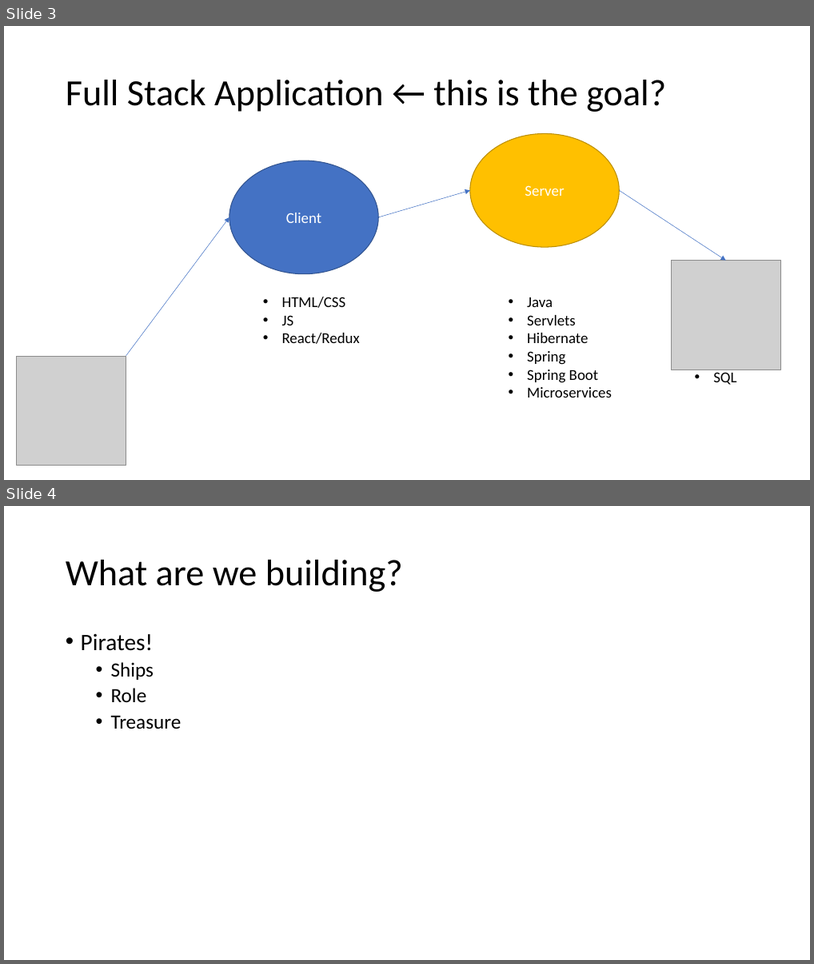
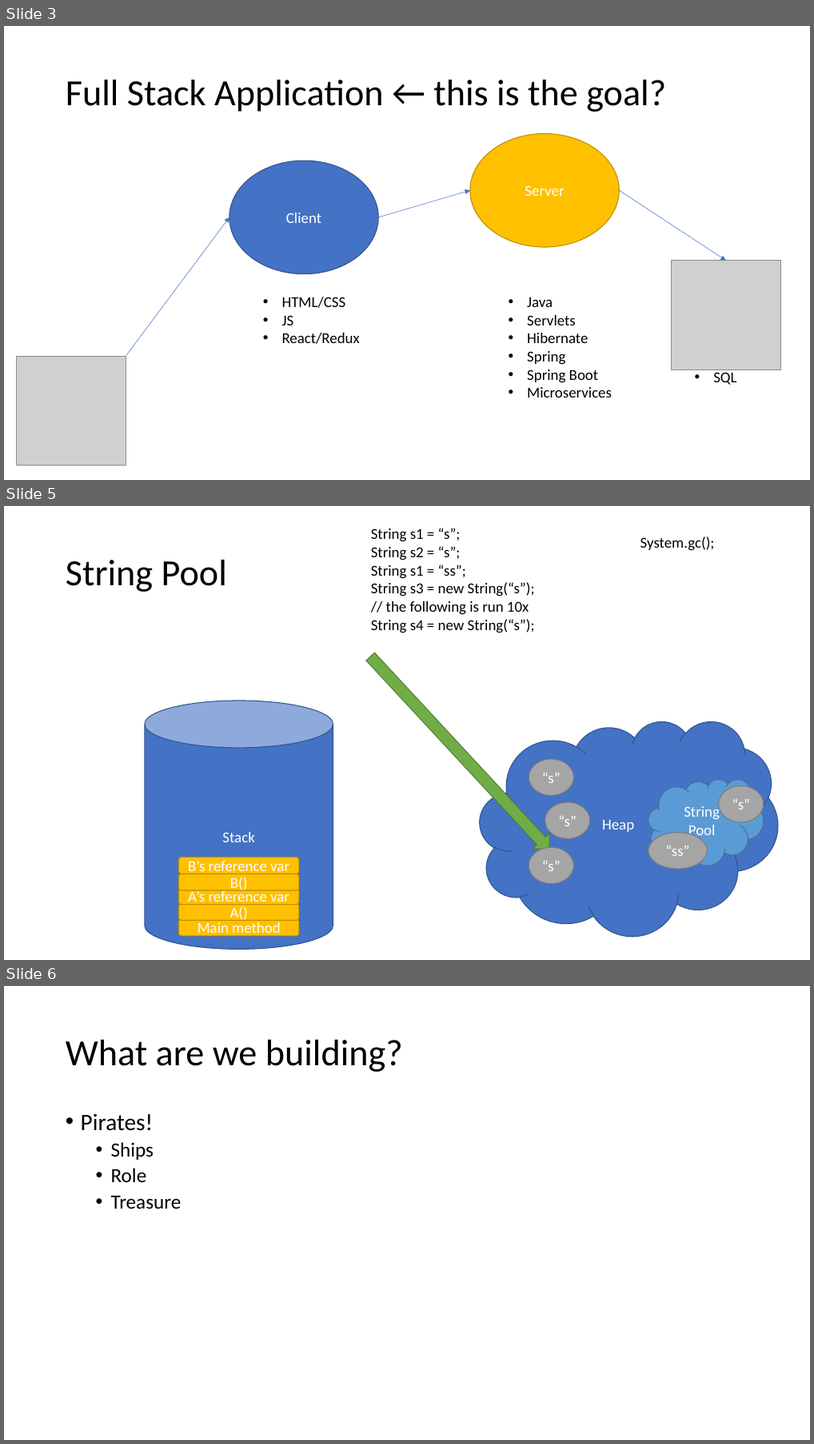
Before and after one commit to 2011JavaReact/Training, a slide deck: Week1/Week1Java.pptx. Shown one above the other, each under a label of ours: slides 3 and 4 before the commit, slides 3, 5 and 6 after it; the slides between them are not shown. The pictures are 814x964 and 814x1444 pixels, drawn with LibreOffice and Linux fonts; fonts in the diff are those of the drawing; grey boxes stand for pictures. Boxes give left, top, right and bottom in pixels: in the first picture for what was removed or moved away, otherwise in the second. Text is boxed around its words. In the diff, an @@ line names an element or a change of style, - is before the commit and + after.

```diff
--- a/Week1/Week1Java.pptx
+++ b/Week1/Week1Java.pptx
@@ slide 5 added at [4,506,810,960], background #FFFFFF @@
@@ text added at [371,528,535,633], 18 pt, text #000000 @@
+String s1 = “s”;
+String s2 = “s”;
+String s1 = “ss”;
+String s3 = new String(“s”);
+// the following is run 10x
+String s4 = new String(“s”);
@@ text added at [641,536,715,551], 18 pt, text #000000 @@
+System.gc();
@@ title added at [66,560,227,592], 44 pt, text #000000 @@
+String Pool
@@ right arrow added at [362,649,558,857], fill #70AD47, outline #538035 1 pt @@
@@ cylinder added at [145,700,334,949], fill #4472C4, outline #325491 1 pt, 18 pt, text #FFFFFF @@
+Stack
@@ cloud added at [480,720,778,936], fill #4472C4, outline #325491 1 pt, 18 pt, text #FFFFFF @@
+Heap
@@ ellipse added at [529,759,574,795], fill #A5A5A5, outline #7A7A7A 1 pt, 18 pt, text #FFFFFF @@
+“s”
@@ cloud added at [649,779,764,865], fill #5B9BD5, outline #43739E 1 pt, 18 pt, text #FFFFFF @@
+String Pool
@@ ellipse added at [719,785,764,822], fill #A5A5A5, outline #7A7A7A 1 pt, 18 pt, text #FFFFFF @@
+“s”
@@ ellipse added at [546,802,590,838], fill #A5A5A5, outline #7A7A7A 1 pt, 18 pt, text #FFFFFF @@
+“s”
@@ ellipse added at [649,832,707,868], fill #A5A5A5, outline #7A7A7A 1 pt, 18 pt, text #FFFFFF @@
+“ss”
@@ rounded rectangle added at [179,857,299,873], fill #FFC000, outline #BD8E00 1 pt, 18 pt, text #FFFFFF @@
+B’s reference var
@@ ellipse added at [529,847,574,884], fill #A5A5A5, outline #7A7A7A 1 pt, 18 pt, text #FFFFFF @@
+“s”
@@ rounded rectangle added at [179,888,299,904], fill #FFC000, outline #BD8E00 1 pt, 18 pt, text #FFFFFF @@
+A’s reference var
@@ rounded rectangle added at [179,874,299,890], fill #FFC000, outline #BD8E00 1 pt, 18 pt, text #FFFFFF @@
+B()
@@ rounded rectangle added at [179,904,299,920], fill #FFC000, outline #BD8E00 1 pt, 18 pt, text #FFFFFF @@
+A()
@@ rounded rectangle added at [179,919,299,936], fill #FFC000, outline #BD8E00 1 pt, 18 pt, text #FFFFFF @@
+Main method
@@ what was slide 4 is now slide 6 @@
```
Also in this commit, not shown: 2 other slides added, 56 other files.
